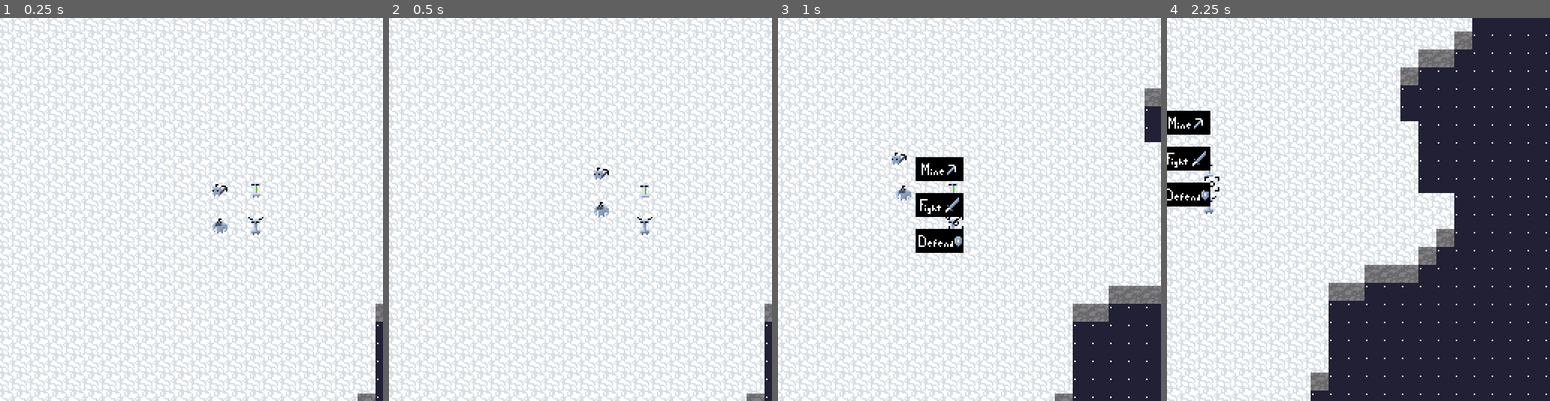
Above: before the commit, frames 1-4 (left to right).
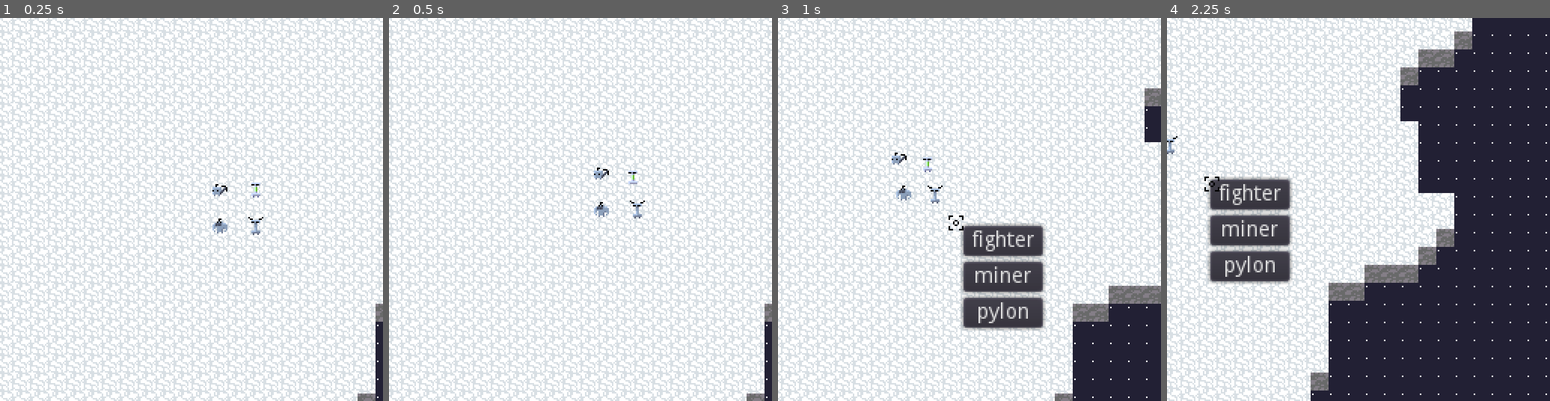
Above: after the commit, the same moments.

Repository: markpwns1/telephone-miners
Game: Godot game, scene res://scenes/game.tscn
The game is run twice, just before and just after one commit, with the same random seed, the same clock (stepped at 60 frames per second) and the same inputs.
Inputs (mouse positions are in pixels of both pictures, inside the frame that each line leads up to):
- Up to frame 1 (0.25 s): no input
- Up to frame 2 (0.5 s): no input
- Up to frame 3 (1 s): move the mouse to (1034, 224) at 0.52 s; hold D (control_right) from 0.53 s (still down); click (1034, 224) at 0.67 s
- Up to frame 4 (2.25 s): release D (control_right) at 1.25 s; click (1320, 278) at 1.25 s, where only the run after the commit has a clickable "miner"; move the mouse to (1209, 190) at 2.02 s; hold S (control_down) from 2.03 s (still down); click (1209, 190) at 2.17 s

Frame 1 is identical in both runs. In frame 2, 0.2% of the frame differs, in the area x 62-69%, y 39-57%; in frame 3, 8.2%, in the area x 35-70%, y 36-82%; in frame 4, 8.0%.

Commit message:
spawning working

Diff:
--- a/objects/controller.gd
+++ b/objects/controller.gd
@@ -1,19 +1,43 @@
-extends Area2D
+extends Pathfinder
+
+enum State { Idle, Moving }
 
 export var transmitting = []
 
 var mouse_on: bool = false
+var receiver: String = ""
+var pstate = State.Idle
 var connected: bool = true # Constant
+
+func _ready():
+	nav = get_node("../world/nav") as Navigation2D
+
+func _process(delta):
+	if receiver != "":
+		_on_receive(receiver)
+		receiver = ""
+
+func _on_receive(_receiver: String):
+	var splitted_receiver = _receiver.split(" ")
+	var command = splitted_receiver[0]
+	if command == "move":
+		target_pos = Vector2(splitted_receiver[1].to_float(), splitted_receiver[2].to_float())
+		pstate = State.Moving
+	else:
+		for obj in transmitting:
+			get_node(obj).receiver = _receiver
 
 func check():
 	for obj in transmitting:
 		get_node(obj).receiver = "check"
+	connected = true
 
 func _on_global_timer_beat():
 	for child in get_parent().get_children():
 		if child.get("connected") != null:
 			child.connected = false
 	check()
+	move_towards_target()
 
 
 func _on_controller_mouse_entered():
--- a/objects/pathfinder.gd
+++ b/objects/pathfinder.gd
@@ -8,17 +8,17 @@
 var path: PoolVector2Array
 
 func resolve_path():
-    if nav:
-	    path = nav.get_simple_path(position, target_pos)
+	if nav:
+		path = nav.get_simple_path(position, target_pos)
 
 func move_towards_target():
-    var dist = position.distance_to(target_pos)
+	var dist = position.distance_to(target_pos)
 
-    if dist < 12:
-        position = target_pos
-        return
+	if dist < 12:
+		position = target_pos
+		return
 
-    resolve_path()
+	resolve_path()
 
-    if path and path[1]:
-        position += (path[1] - position).normalized() * min(12, dist)
+	if path and path[1]:
+		position += (path[1] - position).normalized() * min(12, dist)
--- a/objects/pylon.gd
+++ b/objects/pylon.gd
@@ -1,13 +1,17 @@
-extends Area2D
+extends Pathfinder
+
+enum State { Idle, Moving }
 
 export var transmitting = []
 
 var connected = true
 var receiver: String = ""
+var pstate = State.Idle
 var mouse_on: bool = false
 
 func _ready():
 	$anim_plr.play("pylon_idle")
+	nav = get_node("../world/nav") as Navigation2D
 
 func _process(delta):
 	if receiver != "":
@@ -17,10 +21,14 @@
 func _on_receive(_receiver: String):
 	var splitted_receiver = _receiver.split(" ")
 	var command = splitted_receiver[0]
-	for obj in transmitting:
-		get_node(obj).receiver = _receiver
-	if command == "check":
-		connected = true
+	if command == "move":
+		target_pos = Vector2(splitted_receiver[1].to_float(), splitted_receiver[2].to_float())
+		pstate = State.Moving
+	else:
+		for obj in transmitting:
+			get_node(obj).receiver = _receiver
+		if command == "check":
+			connected = true
 
 func _on_pylon_mouse_entered():
 	mouse_on = true
@@ -29,5 +37,4 @@
 	mouse_on = false
 
 func _on_global_timer_beat():
-	# move_towards_target()
-	pass
+	move_towards_target()
--- a/project.godot
+++ b/project.godot
@@ -66,6 +66,7 @@
 [rendering]
 
 quality/driver/driver_name="GLES2"
+2d/snapping/use_gpu_pixel_snap=true
 vram_compression/import_etc=true
 vram_compression/import_etc2=false
 environment/default_environment="res://default_env.tres"
--- a/scenes/commands.gd
+++ b/scenes/commands.gd
@@ -2,18 +2,12 @@
 
 func select(unit: Node):
 	show()
+	$move.show()
+	$mine.show()
+	$fight.show()
+	$defend.show()
 	if unit.get("fstate") != null:
-		$move.show()
 		$mine.hide()
-		$fight.show()
-		$defend.show()
 	elif unit.get("mstate") != null:
-		$move.show()
-		$mine.show()
 		$fight.hide()
 		$defend.hide()
-	else:
-		$move.hide()
-		$mine.show()
-		$fight.show()
-		$defend.show()
--- a/scenes/game.tscn
+++ b/scenes/game.tscn
@@ -71,9 +71,10 @@
 
 [node name="sfx_controller" parent="." instance=ExtResource( 10 )]
 
-[connection signal="beat" from="global_timer" to="miner" method="_on_global_timer_beat"]
 [connection signal="beat" from="global_timer" to="pylon" method="_on_global_timer_beat"]
 [connection signal="beat" from="global_timer" to="fighter" method="_on_global_timer_beat"]
+[connection signal="beat" from="global_timer" to="miner" method="_on_global_timer_beat"]
+[connection signal="beat" from="global_timer" to="controller" method="_on_global_timer_beat"]
 [connection signal="pressed" from="commands/move" to="." method="_on_move_pressed"]
 [connection signal="pressed" from="commands/mine" to="." method="_on_mine_pressed"]
 [connection signal="pressed" from="commands/fight" to="." method="_on_fight_pressed"]
